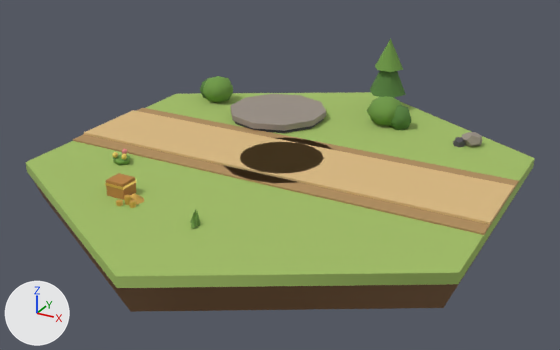
Renders of the glTF model assets/tiles/tile_goldRoad.glb from each side of a commit.
Rendered twice from a 50 mm lens placed at (1.354, -2.475, 1.172), pointed at (0.027, -0.062, -0.034). Lighting does not change. The marker at lower left points along +X, +Y and +Z. The older version comes first. Where no turn or scale is listed for an object, it has been applied to the vertices. Vertices at exactly the same position are counted once.

Names of what the first picture shows: 'deco_bush_0_a', 'deco_bush_0_b', 'deco_bush_5_a', 'deco_bush_5_b', 'deco_flowers_1_leaf', 'deco_stone_2_a', 'deco_stone_2_b', 'deco_tree_3_crown', 'deco_tree_3_crown_b', 'ground', 'ground_soil', 'road_surface_0', 'road_surface_3', 'road_surface_hub', 'road_verge_0', 'road_verge_3', 'tower_slot_1_plate' and 9 more.
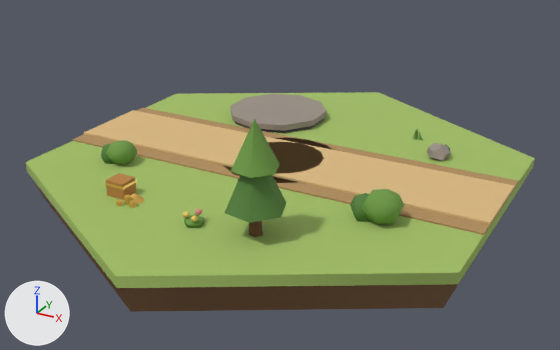
Where the newer file only moved an object's origin or applied its transform, the numbers keep the older frame.

Where the change shows, as pixel boxes [x1, y1, x2, y2] in the pictures (560 x 350 px):
'deco_tree_3_crown', moved, turned, rescaled: before [370, 71, 406, 98]; after [225, 175, 286, 223]
'deco_tree_3_crown_b', reshaped (72% wider, 76% taller): before [375, 39, 403, 72]; after [231, 119, 280, 178]
'deco_bush_0_a', moved, turned, rescaled: before [367, 96, 402, 125]; after [362, 189, 404, 225]
'deco_bush_5_a', moved, turned, rescaled: before [203, 76, 233, 102]; after [106, 140, 137, 165]
'deco_bush_0_b', moved, turned, rescaled: before [389, 105, 412, 130]; after [350, 193, 371, 222]
'deco_stone_2_a', reshaped (14% wider, 19% taller): before [461, 132, 482, 147]; after [427, 143, 451, 161]
'deco_flowers_1_leaf', moved, turned, rescaled: before [113, 155, 131, 165]; after [184, 214, 204, 227]
'deco_tree_3_trunk', reshaped (not visible before): after [249, 221, 263, 237]
'deco_bush_5_b', moved, turned, rescaled: before [200, 80, 207, 99]; after [101, 144, 114, 164]
'deco_stone_2_b', moved, turned, rescaled (not visible afterwards): before [453, 137, 465, 147]

Edits to the bpy script that builds the scene:
```text
Change me_mesh_16:
    remove me_mesh_16.from_pydata(...)  # 28 vertices, 36 faces; spans x -0.076..0.076, y -0.083..0.083, z -0.067..0.067
    add me_mesh_16.from_pydata(...)  # 28 vertices, 36 faces; spans x 0.275..0.411, y -0.959..-0.813, z -0.066..0.052
    me_mesh_16 part 1: the whole mesh is turned -167 degrees about the z axis through its middle and scaled by 0.878, then moved by (0.343, -0.886, -0.007)
Change me_mesh_17:
    remove me_mesh_17.from_pydata(...)  # 24 vertices, 30 faces; spans x -0.0546..0.0587, y -0.0596..0.052, z -0.0599..0.0599
    add me_mesh_17.from_pydata(...)  # 24 vertices, 30 faces; spans x 0.16..0.2559, y -0.9348..-0.8347, z -0.0577..0.0475
    me_mesh_17 part 2: the whole mesh is turned -167 degrees about the z axis through its middle and scaled by 0.878, then moved by (0.2081, -0.8778, -0.0051)
Change me_mesh_18:
    remove me_mesh_18.from_pydata(...)  # 18 vertices, 20 faces; spans x -0.03..0.0354, y -0.0344..0.0329, z -0.0164..0.0164
    add me_mesh_18.from_pydata(...)  # 18 vertices, 20 faces; spans x 0.5094..0.5747, y -0.3333..-0.2692, z -0.0159..0.0159
    me_mesh_18 part 3: the whole mesh is turned -20 degrees about the z axis through its middle and scaled by 0.973, then moved by (0.5427, -0.2998, 0.0)
Change me_mesh_22:
    remove me_mesh_22.from_pydata(...)  # 20 vertices, 36 faces; spans x -0.0393..0.0393, y -0.0454..0.0454, z -0.0336..0.0336
    add me_mesh_22.from_pydata(...)  # 20 vertices, 36 faces; spans x -0.1197..-0.0285, y -0.251..-0.155, z -0.0338..0.0343
    me_mesh_22 part 4: 20 of 20 vertices moved; they spanned x -0.0393..0.0393, y -0.0454..0.0454, z -0.0336..0.0336 and now span x -0.1197..-0.0285, y -0.251..-0.155, z -0.0338..0.0343; mean shift (-0.0741, -0.203, 0.0003)
Change me_mesh_23:
    remove me_mesh_23.from_pydata(...)  # 20 vertices, 36 faces; spans x -0.0264..0.0264, y -0.0242..0.0242, z -0.0249..0.0249
    add me_mesh_23.from_pydata(...)  # 20 vertices, 36 faces; spans x -0.0489..-0.0052, y -0.1446..-0.0913, z -0.0252..0.0252
    me_mesh_23 part 5: the whole mesh is turned -133.7 degrees about the z axis through its middle and scaled by 1.01, then moved by (-0.027, -0.118, 0.0)
Change me_mesh_24:
    remove me_mesh_24.from_pydata(...)  # 14 vertices, 20 faces; spans x -0.023..0.0226, y -0.024..0.0198, z -0.0486..0.0486
    add me_mesh_24.from_pydata(...)  # 14 vertices, 20 faces; spans x 0.0778..0.1215, y -1.3908..-1.3451, z -0.0486..0.0664
    me_mesh_24 part 6: 14 of 14 vertices moved; they spanned x -0.023..0.0226, y -0.024..0.0198, z -0.0486..0.0486 and now span x 0.0778..0.1215, y -1.3908..-1.3451, z -0.0486..0.0664; mean shift (0.1002, -1.3734, 0.0089)
Change me_mesh_25:
    remove me_mesh_25.from_pydata(...)  # 9 vertices, 12 faces; spans x -0.087..0.087, y -0.079..0.079, z -0.097..0.097
    add me_mesh_25.from_pydata(...)  # 9 vertices, 12 faces; spans x -0.004..0.199, y -1.466..-1.27, z -0.083..0.147
    me_mesh_25 part 7: the whole mesh is turned 164.7 degrees about the z axis through its middle and scaled by 1.18, then moved by (0.097, -1.368, 0.032)
Change me_mesh_26:
    remove me_mesh_26.from_pydata(...)  # 9 vertices, 12 faces; spans x -0.0678..0.0678, y -0.0614..0.0614, z -0.0681..0.0681
    add me_mesh_26.from_pydata(...)  # 9 vertices, 12 faces; spans x 0.0184..0.1766, y -1.4442..-1.292, z -0.0324..0.1287
    me_mesh_26 part 8
    me_mesh_26.vertices[0].co: (0.0, 0.0, 0.0681) -> (0.0975, -1.3681, 0.1287)  # pixel (390, 38) -> pixel (254, 118)
    me_mesh_26.vertices[1].co: (-0.0385, 0.0561, -0.0681) -> (0.1239, -1.4442, -0.0324)  # not seen -> pixel (250, 178)
    me_mesh_26.vertices[2].co: (-0.0678, -0.0053, -0.0681) -> (0.1766, -1.3833, -0.0324)  # pixel (374, 66) -> pixel (275, 174)
    me_mesh_26.vertices[3].co: (-0.0293, -0.0614, -0.0681) -> (0.1502, -1.3072, -0.0324)  # pixel (377, 70) -> pixel (279, 164)
    me_mesh_26.vertices[4].co: (0.0385, -0.0561, -0.0681) -> (0.0711, -1.292, -0.0324)  # pixel (392, 72) -> not seen
    me_mesh_26.vertices[5].co: (0.0678, 0.0053, -0.0681) -> (0.0184, -1.353, -0.0324)  # pixel (403, 69) -> not seen
    me_mesh_26.vertices[6].co: (0.0293, 0.0614, -0.0681) -> (0.0448, -1.429, -0.0324)  # not seen -> pixel (230, 171)
    me_mesh_26.vertices[7].co: (-0.0385, 0.0561, -0.0681) -> (0.1239, -1.4442, -0.0324)  # not seen -> pixel (250, 178)
    me_mesh_26.vertices[8].co: (0.0, 0.0, -0.0681) -> (0.0975, -1.3681, -0.0324)
Change me_mesh_30:
    remove me_mesh_30.from_pydata(...)  # 28 vertices, 36 faces; spans x -0.081..0.081, y -0.072..0.072, z -0.065..0.065
    add me_mesh_30.from_pydata(...)  # 28 vertices, 36 faces; spans x 0.033..0.148, y -0.885..-0.766, z -0.063..0.034
    me_mesh_30 part 9: the whole mesh is turned 38.6 degrees about the z axis through its middle and scaled by 0.747, then moved by (0.09, -0.825, -0.015)
Change me_mesh_31:
    remove me_mesh_31.from_pydata(...)  # 24 vertices, 30 faces; spans x -0.0486..0.058, y -0.0543..0.0561, z -0.0581..0.0581
    add me_mesh_31.from_pydata(...)  # 24 vertices, 30 faces; spans x 0.0571..0.1377, y -0.9089..-0.8266, z -0.0537..0.0331
    me_mesh_31 part 10: the whole mesh is turned 38.6 degrees about the z axis through its middle and scaled by 0.747, then moved by (0.098, -0.8647, -0.0103)
```
